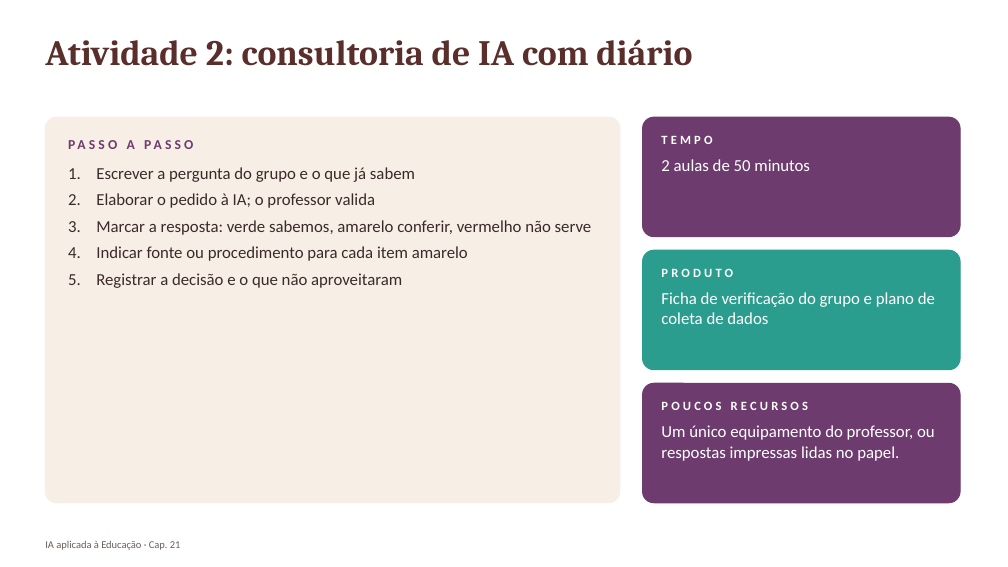
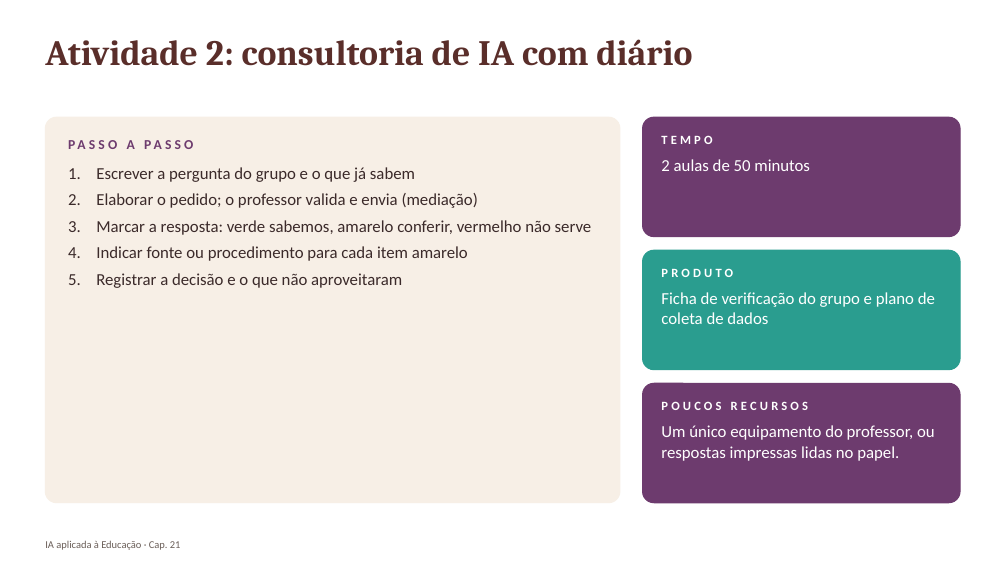
Before and after one commit to arakenmedeiros/claude, a slide deck: slide 17 of livro_ia_educacao/saida/pptx/Cap21_slides.pptx. Drawn at 1008x567 pixels with LibreOffice and Linux fonts; fonts in the diff are those of the drawing. Boxes give left, top, right and bottom in pixels: in the first picture for what was removed or moved away, otherwise in the second. Text is boxed around its words. In the diff, an @@ line names an element or a change of style, - is before the commit and + after.

```diff
--- a/livro_ia_educacao/saida/pptx/Cap21_slides.pptx
+++ b/livro_ia_educacao/saida/pptx/Cap21_slides.pptx
@@ text at (96, 193, 478, 208): text changed @@
-2. Elaborar o pedido à IA; o professor valida
+2. Elaborar o pedido; o professor valida e envia (mediação)
```
Also in this commit, not shown: 2 other slides changed, 1 slide added, 32 other files.
